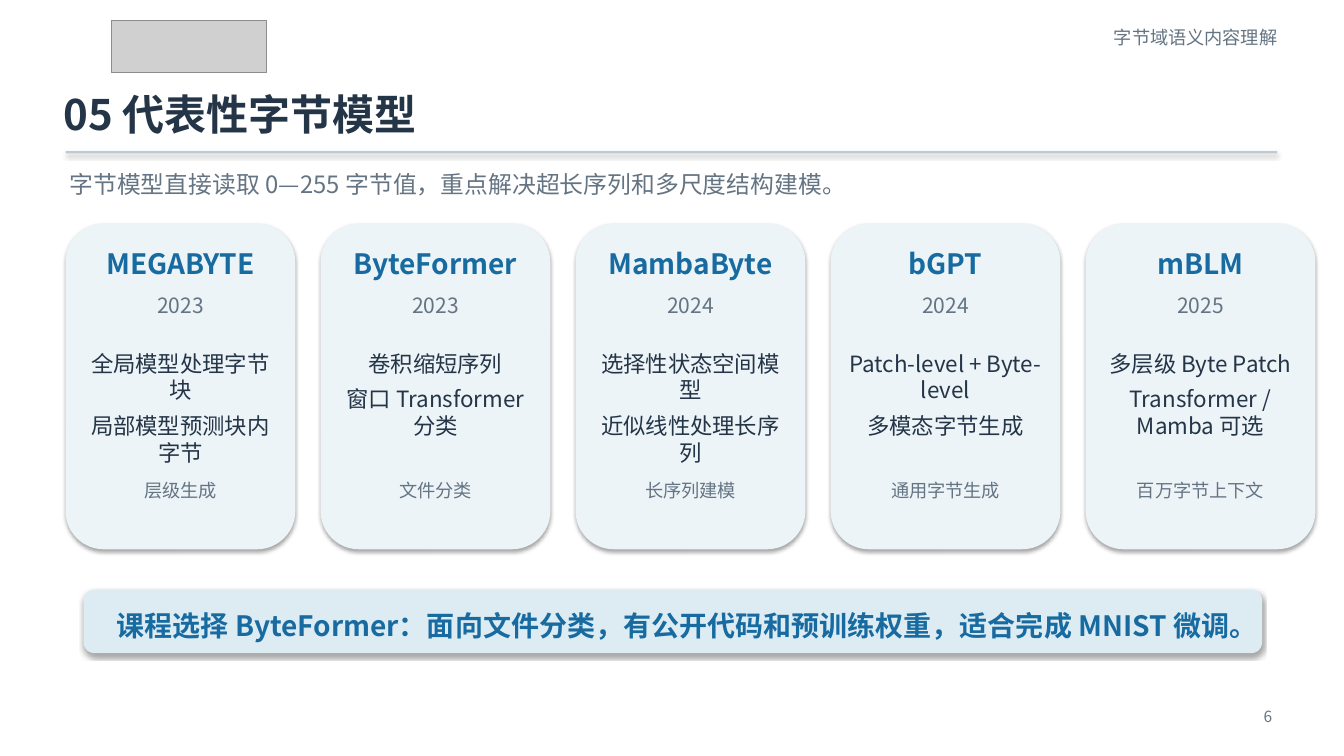
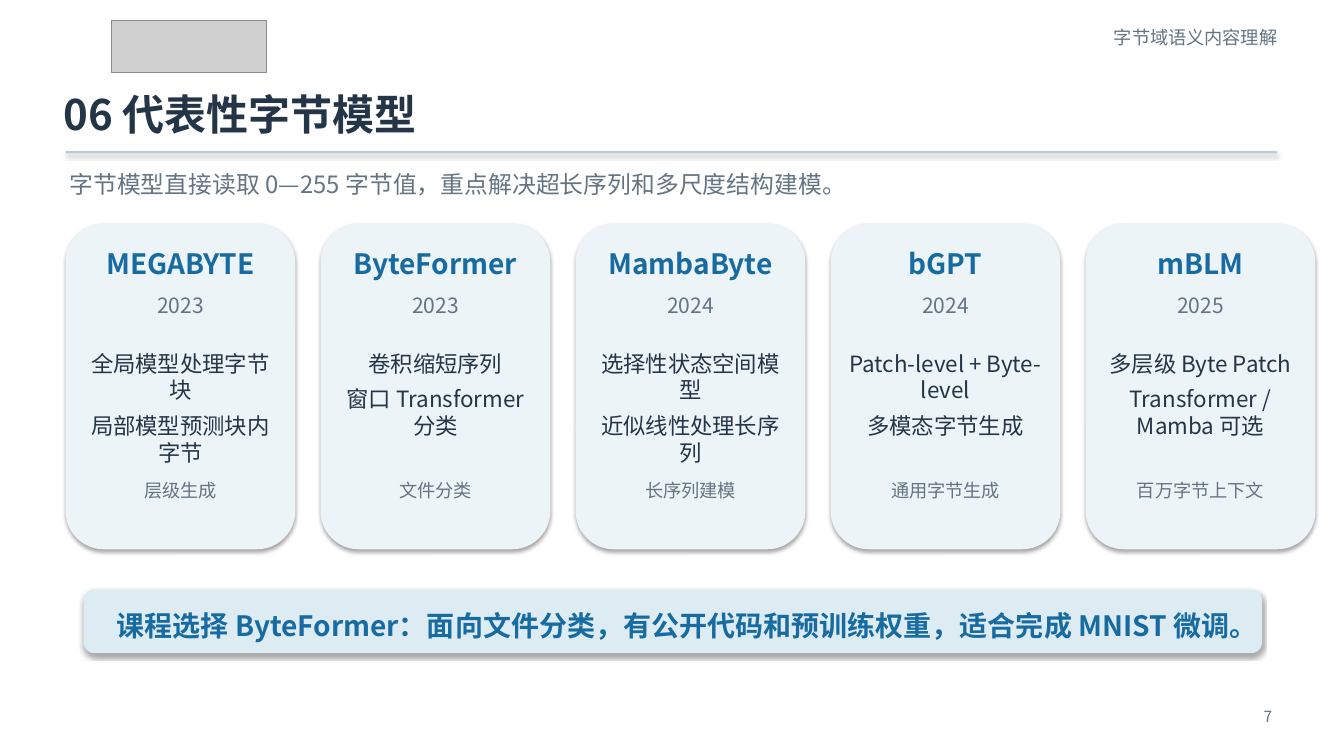
Before and after one commit to Franklin-L/byteformer-mnist-course, a slide deck: slide 7 of docs/ByteFormer_MNIST_零基础实验课.pptx (slide 6 before the commit). Drawn at 1344x756 pixels with LibreOffice and Linux fonts; fonts in the diff are those of the drawing; grey boxes stand for pictures. Boxes give left, top, right and bottom in pixels: in the first picture for what was removed or moved away, otherwise in the second. Text is boxed around its words. In the diff, an @@ line names an element or a change of style, - is before the commit and + after.

```diff
--- a/docs/ByteFormer_MNIST_零基础实验课.pptx
+++ b/docs/ByteFormer_MNIST_零基础实验课.pptx
@@ text at box(63, 94, 417, 134): text changed @@
-05 代表性字节模型
+06 代表性字节模型
@@ text at box(1264, 710, 1273, 722): text changed @@
-6
+7
```
Also in this commit, not shown: 1 other slide changed, 2 other files.
